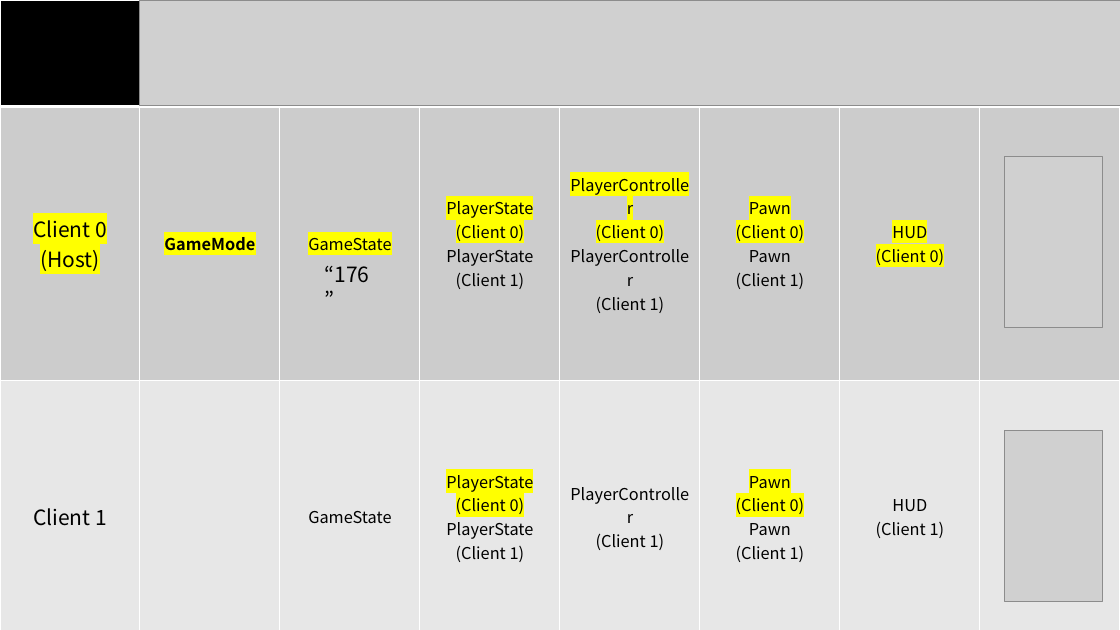
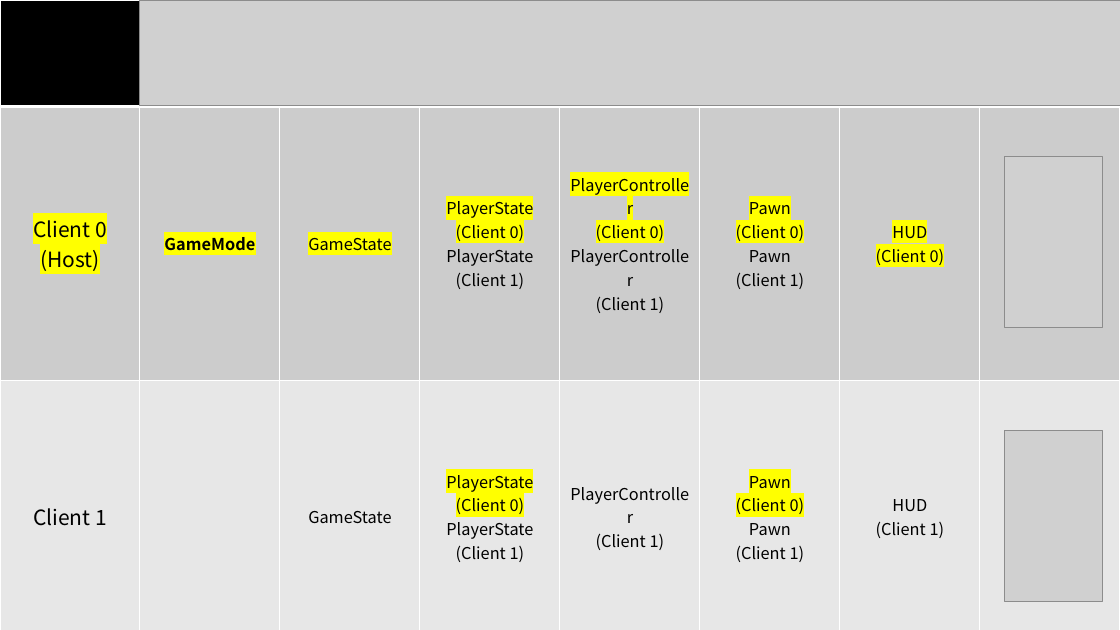
Before and after one commit to wkdgns135/NBC_Assignment, a slide deck: slide 3 of 설명 자료.pptx. Drawn at 1120x630 pixels with LibreOffice and Linux fonts; fonts in the diff are those of the drawing; grey boxes stand for pictures. Boxes give left, top, right and bottom in pixels: in the first picture for what was removed or moved away, otherwise in the second. Text is boxed around its words. In the diff, an @@ line names an element or a change of style, - is before the commit and + after.

```diff
--- a/설명 자료.pptx
+++ b/설명 자료.pptx
@@ text removed at [325, 266, 370, 283] @@
-“176”
```
Also in this commit, not shown: 1 other slide changed.
